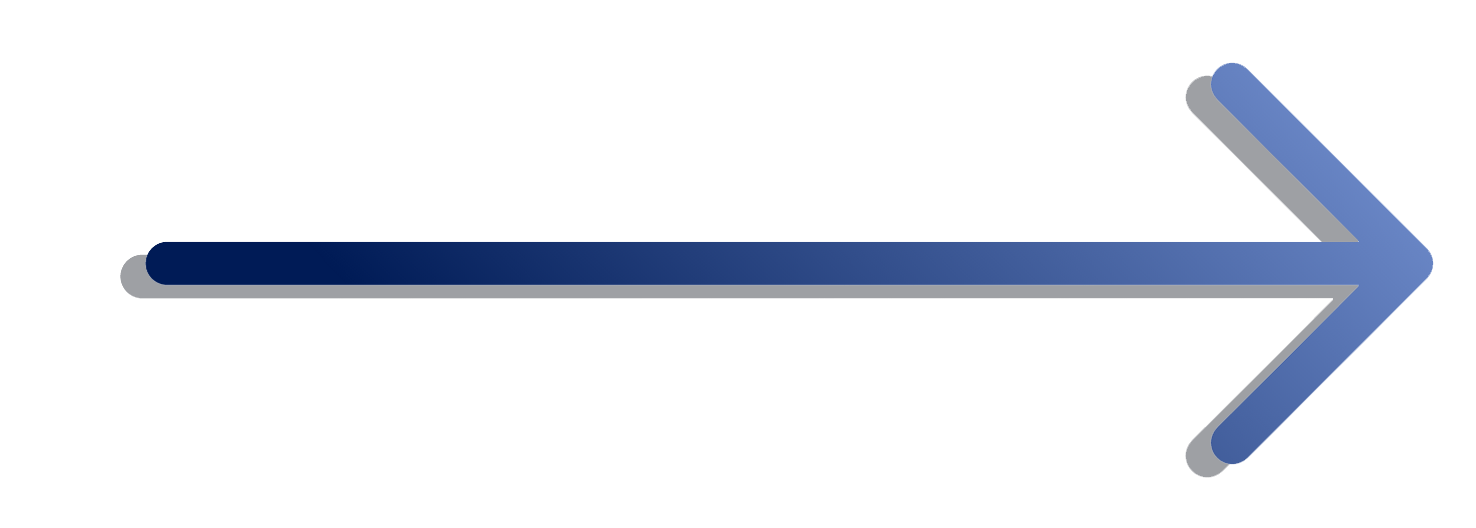
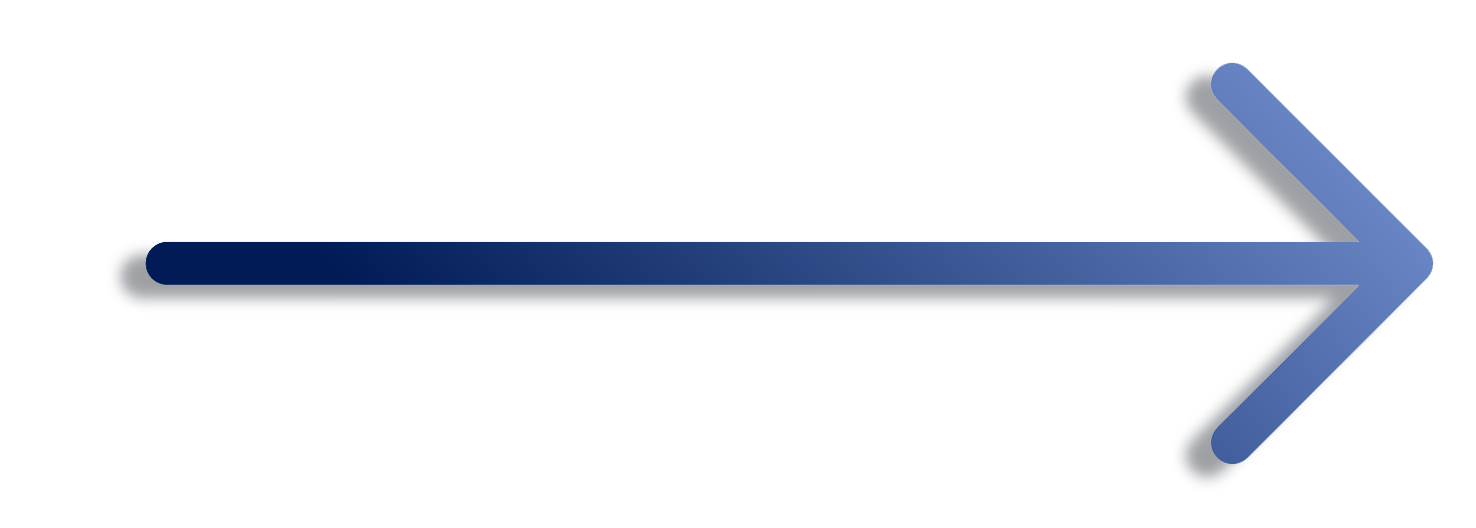
Before/after of a (1476, 528) layered artwork. What changed in the layer stack:
painted on "Capa 1" over 108, 64, 1417, 489
